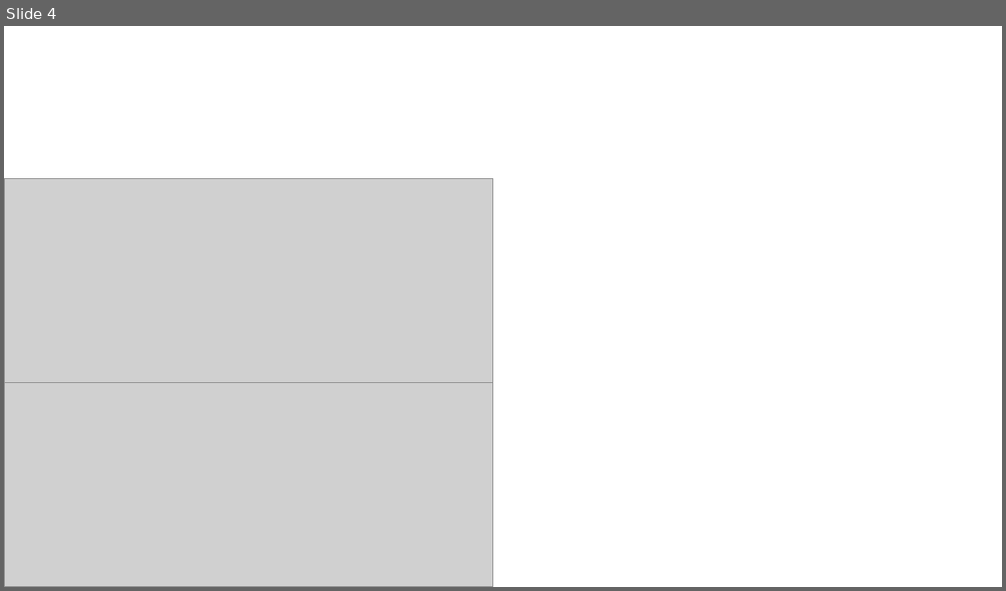
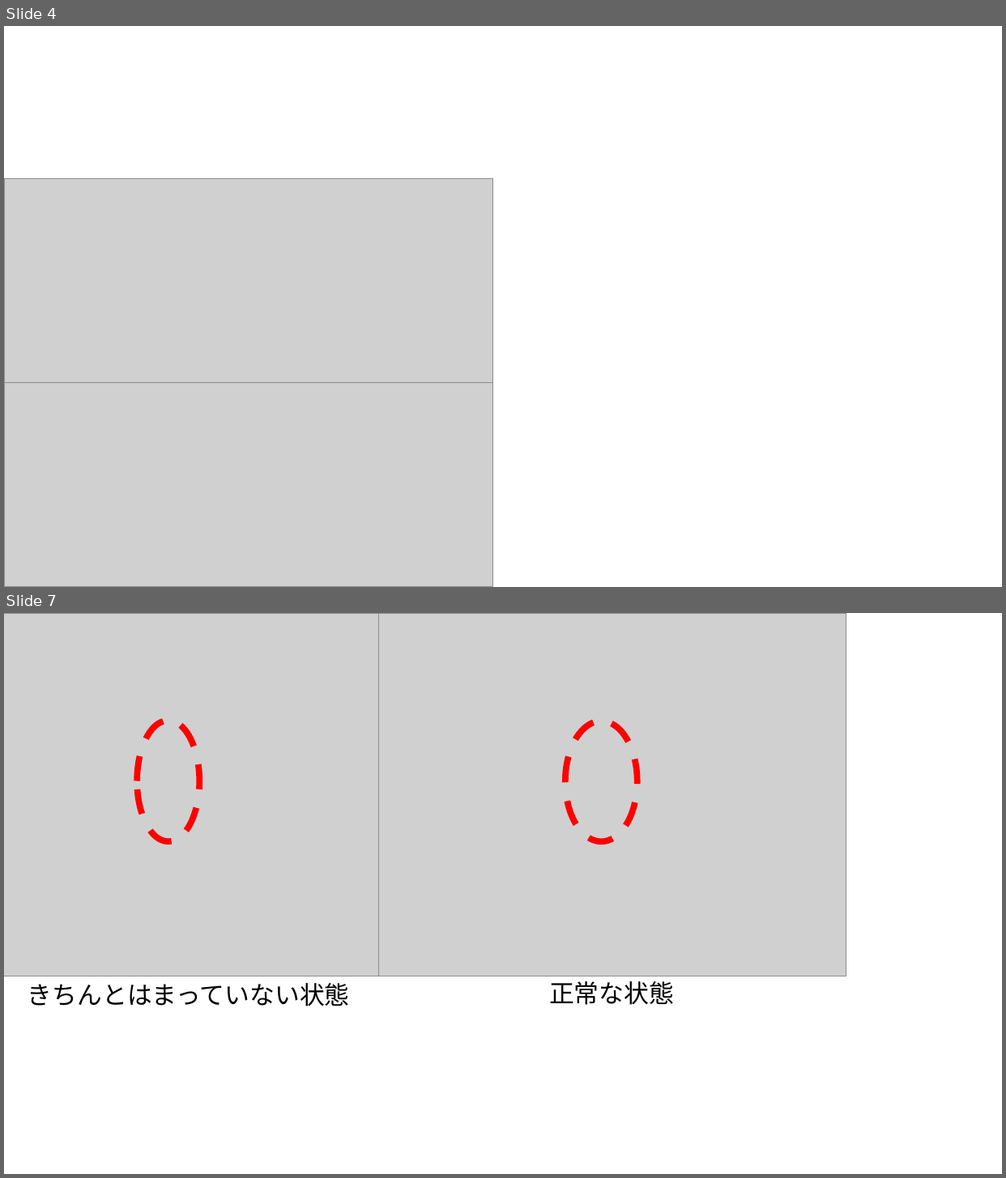
Before and after one commit to Altairu/sken_training_materials, a slide deck: docs/training_materials/機械班/マシニングセンタ/img/プレゼンテーション1.pptx. Shown one above the other, each under a label of ours: slide 4 before the commit, slides 4 and 7 after it; the slides between them are not shown. The pictures are 1006x591 and 1006x1178 pixels, drawn with LibreOffice and Linux fonts; fonts in the diff are those of the drawing; grey boxes stand for pictures. Boxes give left, top, right and bottom in pixels: in the first picture for what was removed or moved away, otherwise in the second. Text is boxed around its words. In the diff, an @@ line names an element or a change of style, - is before the commit and + after.

```diff
--- a/docs/training_materials/機械班/マシニングセンタ/img/プレゼンテーション1.pptx
+++ b/docs/training_materials/機械班/マシニングセンタ/img/プレゼンテーション1.pptx
@@ slide 7 added at [4, 613, 1002, 1174], background #FFFFFF @@
@@ group added at [4, 613, 846, 1007]: 2 pictures, 2 texts, 2 ellipses @@
+きちんとはまっていない状態
+正常な状態
```
Also in this commit, not shown: 2 other slides added, 24 other files.
